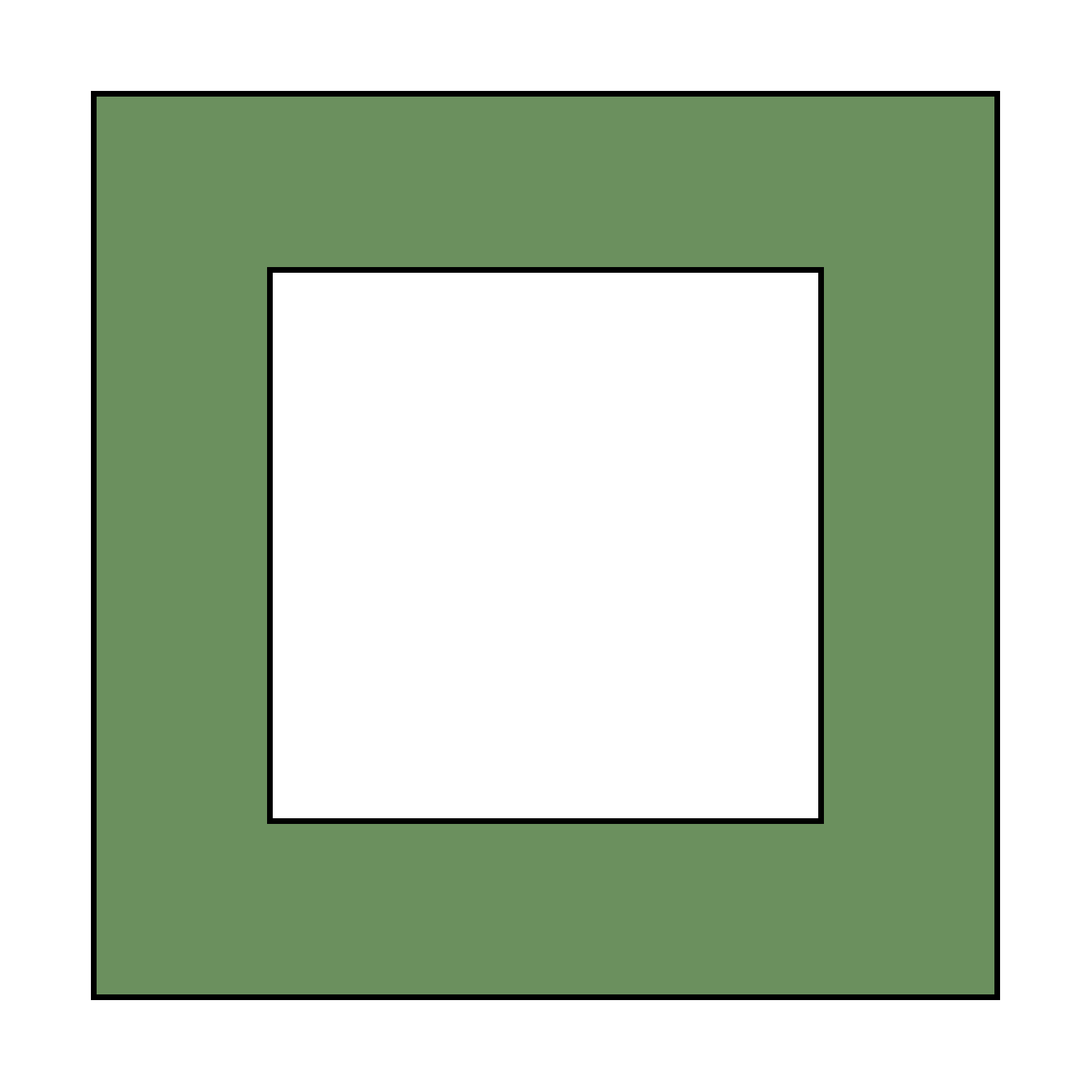
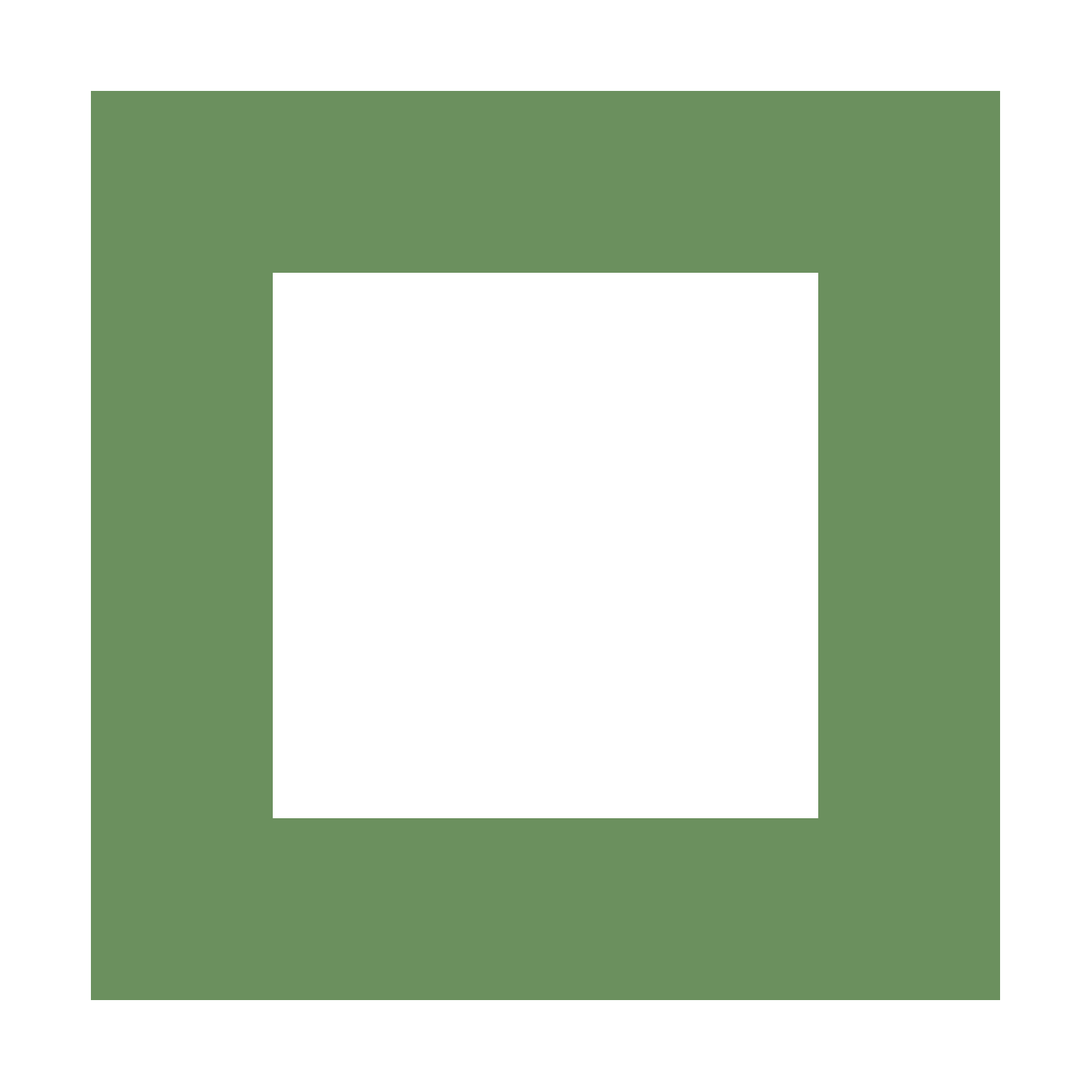
Revision of a layered 1091×1091 image; what changed, layer by layer:
painted on "walls" over [90, 90, 1001, 1001]
